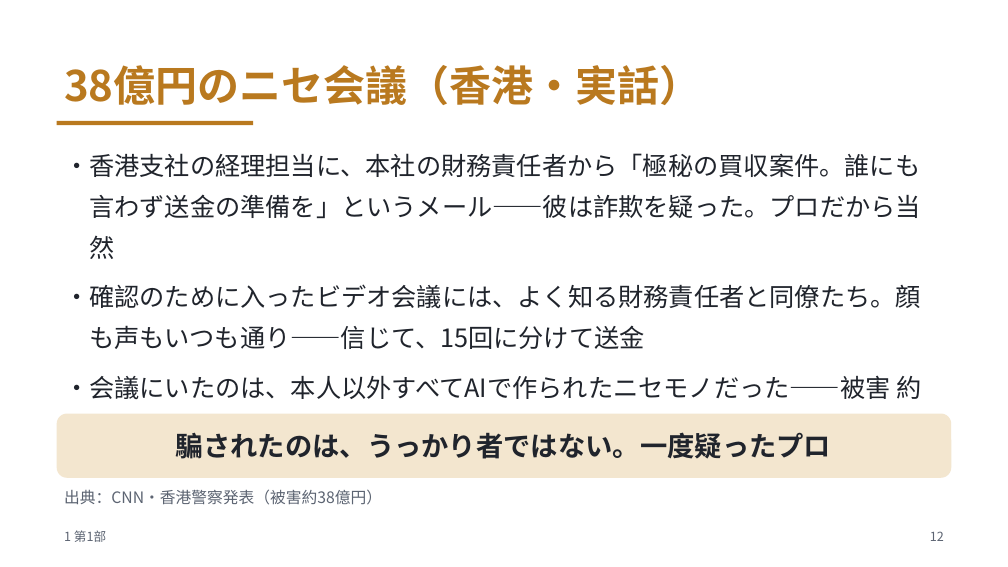
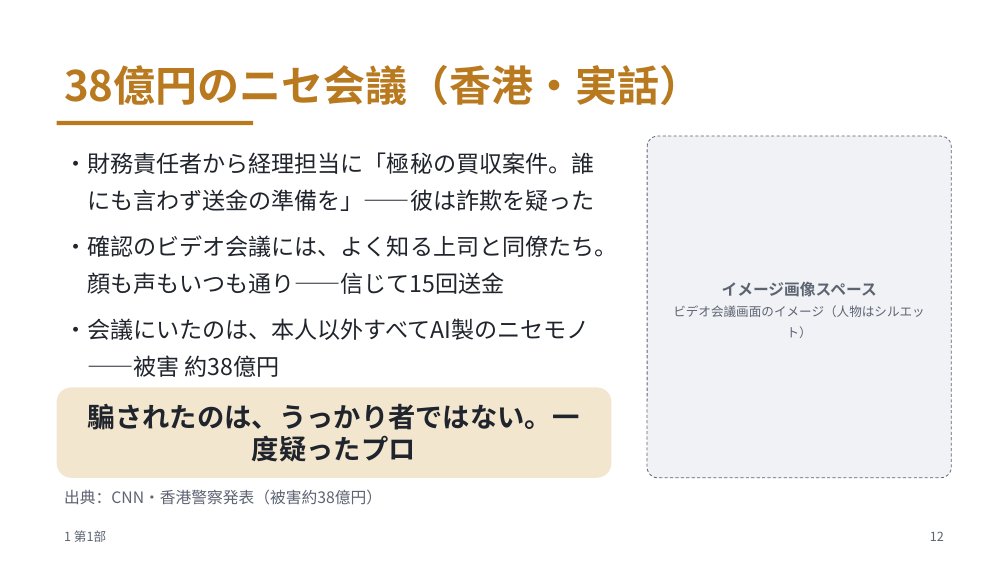
Before and after one commit to meitekku/deepfake-talk-v2, a slide deck: slide 12 of slides/deepfake-talk.pptx. Drawn at 1008x567 pixels with LibreOffice and Linux fonts; fonts in the diff are those of the drawing. Boxes give left, top, right and bottom in pixels: in the first picture for what was removed or moved away, otherwise in the second. Text is boxed around its words. In the diff, an @@ line names an element or a change of style, - is before the commit and + after.

Commit message:
画像プレースホルダ追加: 生成AI向き5枚(1億円/古い手紙/ニセ会議/声の材料/締め)に余白+注釈、生成プロンプト案はノートへ

```diff
--- a/slides/deepfake-talk.pptx
+++ b/slides/deepfake-talk.pptx
@@ rounded rectangle added at <box>647,136,951,478</box>, fill #F1F2F5, outline #5C6472 0.75 pt dashed, 12 pt, text #5C6472 @@
+イメージ画像スペース
+ビデオ会議画面のイメージ（人物はシルエット）
@@ text at <box>64,152,617,377</box>: text changed; size 24 to 22 pt @@
-・香港支社の経理担当に、本社の財務責任者から「極秘の買収案件。誰にも言わず送金の準備を」というメール——彼は詐欺を疑った。プロだから当然
-・確認のために入ったビデオ会議には、よく知る財務責任者と同僚たち。顔も声もいつも通り——信じて、15回に分けて送金
-・会議にいたのは、本人以外すべてAIで作られたニセモノだった——被害 約38億円
+・財務責任者から経理担当に「極秘の買収案件。誰にも言わず送金の準備を」——彼は詐欺を疑った
+・確認のビデオ会議には、よく知る上司と同僚たち。顔も声もいつも通り——信じて15回送金
+・会議にいたのは、本人以外すべてAI製のニセモノ——被害 約38億円
@@ rounded rectangle "騙されたのは、うっかり者ではない。一度疑ったプロ": place and size @@
-rounded rectangle "騙されたのは、うっかり者ではない。一度疑ったプロ" at <box>57,414,951,478</box>
+rounded rectangle "騙されたのは、うっかり者ではない。一度疑ったプロ" at <box>57,387,612,478</box>
```
Also in this commit, not shown: 4 other slides changed, 5 other files.
